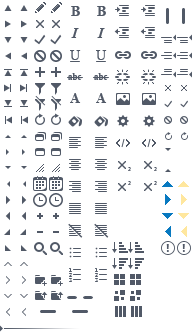
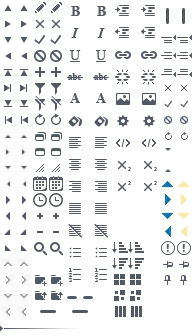
Revision of a layered 192 × 336 image; what changed, layer by layer:
added layer "unpin hover" in group "window" over [180, 275, 187, 285]
added layer "unpin" in group "window" over [164, 275, 171, 285]
added layer "pin hover" in group "window" over [179, 261, 189, 268]
added layer "pin" in group "window" over [163, 261, 173, 268]
